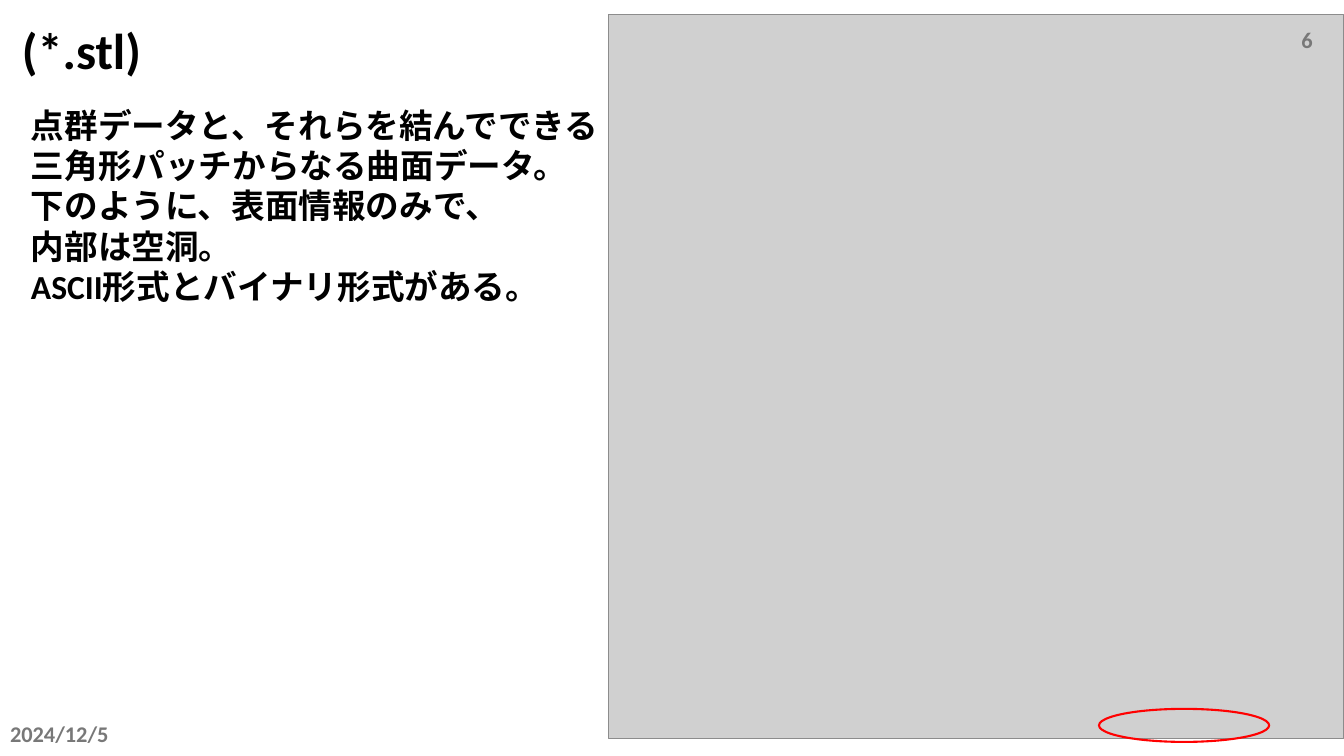
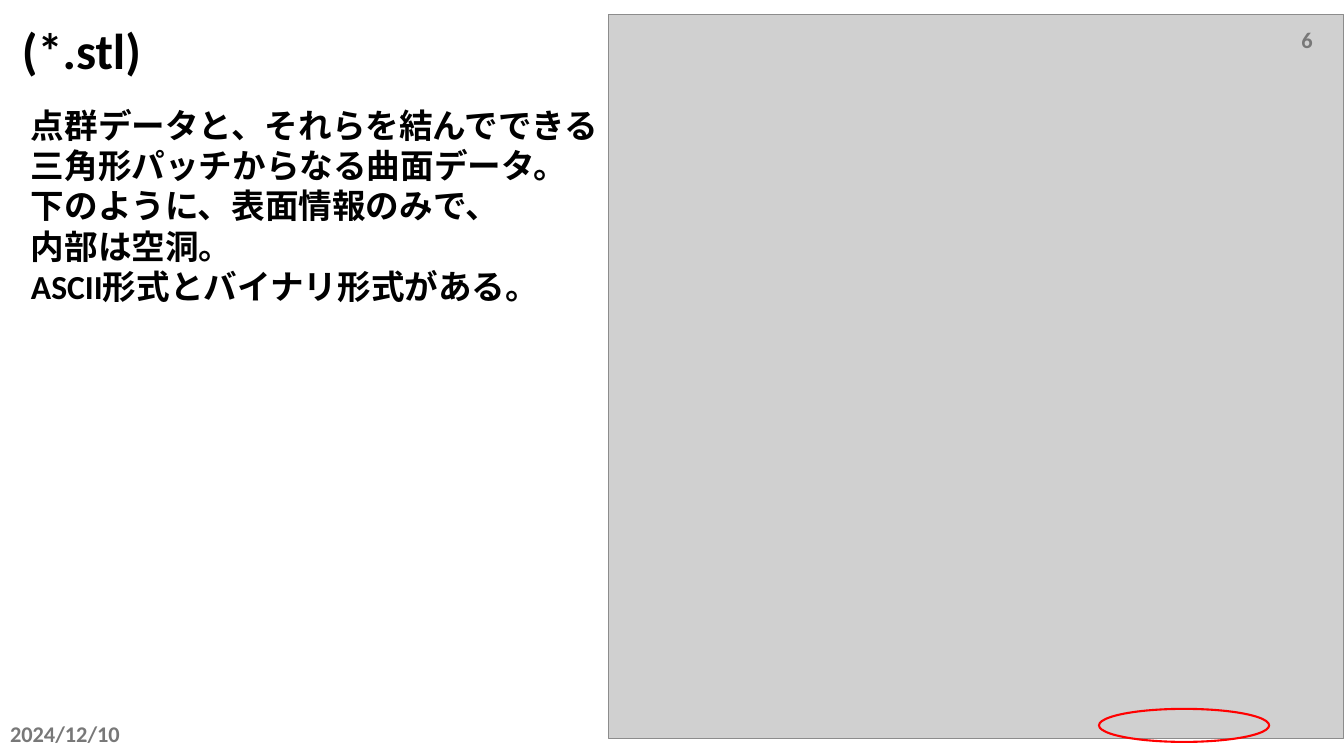
Before and after one commit to tailup7/howtoCFD, a slide deck: slide 6 of fileFormat.pptx. Drawn at 1344x756 pixels with LibreOffice and Linux fonts; fonts in the diff are those of the drawing; grey boxes stand for pictures. Boxes give left, top, right and bottom in pixels: in the first picture for what was removed or moved away, otherwise in the second. Text is boxed around its words. In the diff, an @@ line names an element or a change of style, - is before the commit and + after.

Commit message:
add msh

```diff
--- a/fileFormat.pptx
+++ b/fileFormat.pptx
@@ text at box(10, 726, 120, 743): text changed @@
-2024/12/5
+2024/12/10
```
Also in this commit, not shown: 8 other slides changed.
